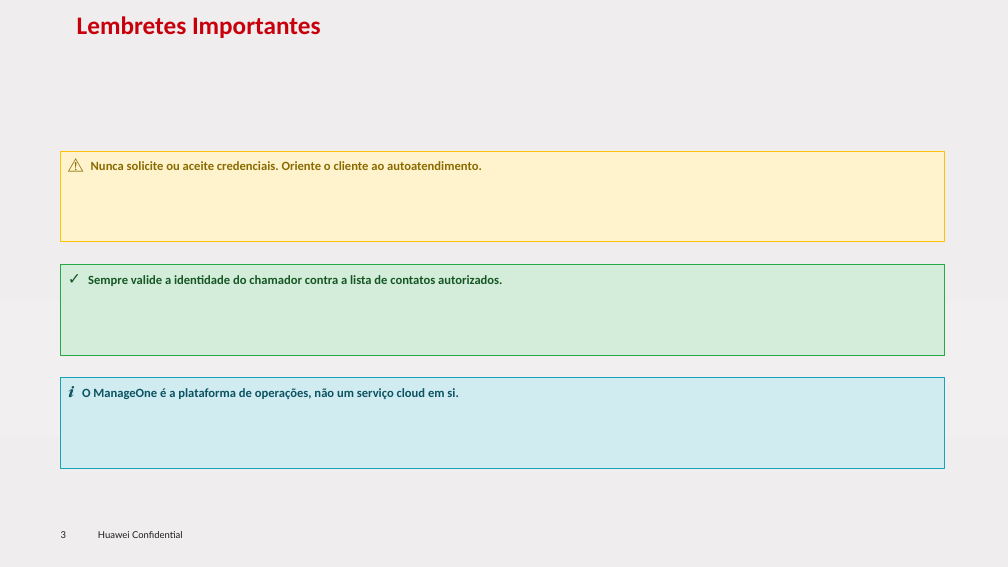
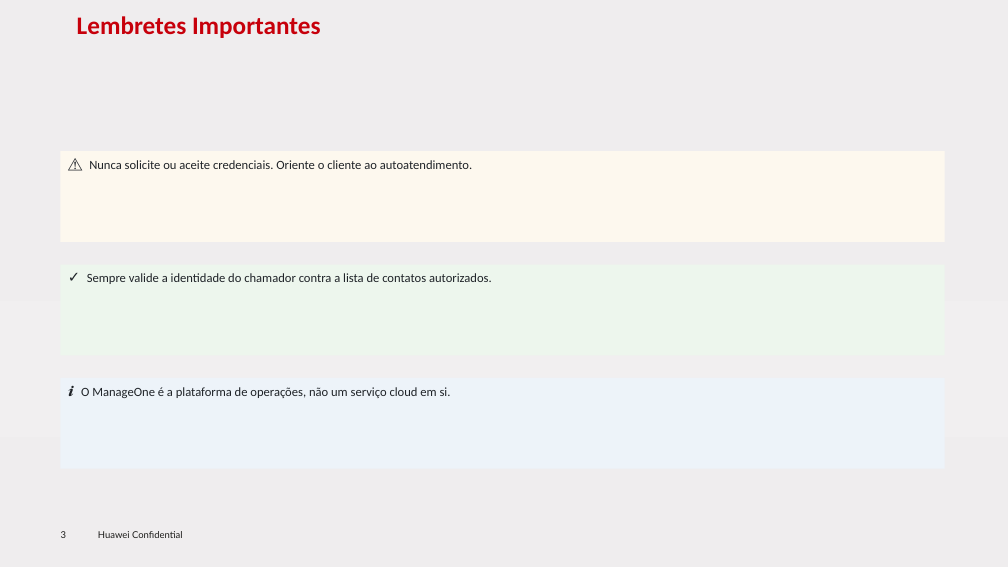
Before and after one commit to RaulMyron/Huawei-doc-templates, a slide deck: slide 3 of examples/ppt/pt/sample-pt.pptx. Drawn at 1008x567 pixels with LibreOffice and Linux fonts; fonts in the diff are those of the drawing; background and template pictures are left out. Boxes give left, top, right and bottom in pixels: in the first picture for what was removed or moved away, otherwise in the second. Text is boxed around its words. In the diff, an @@ line names an element or a change of style, - is before the commit and + after.

Commit message:
Regenerate all samples with updated callout colors
- PPT: sample-pt.pptx, sample-en.pptx (+ PDFs)
- Guide: main.pdf (pt + en) recompiled with XeLaTeX
- Technical: sample-report.docx (pt + en) regenerated
- Setup guide: setup-guide.pdf recompiled

```diff
--- a/examples/ppt/pt/sample-pt.pptx
+++ b/examples/ppt/pt/sample-pt.pptx
@@ text "⚠ Nunca solicite ou aceite ..." at (89,160,472,169): size 15 to 14 pt in "⚠"; text colour #896B00 to #1F2328, bold off; outline #FFC107 1 pt to none @@
@@ text "✓ Sempre valide a identidade ..." at (87,273,492,284): size 15 to 14 pt in "✓"; text colour #155724 to #1F2328, bold off; outline #28A745 1 pt to none @@
@@ 3 texts: place and size @@
-3 texts at (60,151,945,468)
+3 texts at (68,160,492,398)
@@ text "ℹ O ManageOne é a ..." at (68,386,451,398): size 15 to 14 pt in "ℹ"; text colour #0C5363 to #1F2328, bold off; outline #17A2B8 1 pt to none @@
```
Also in this commit, not shown: 2 other slides changed, 7 other files.
